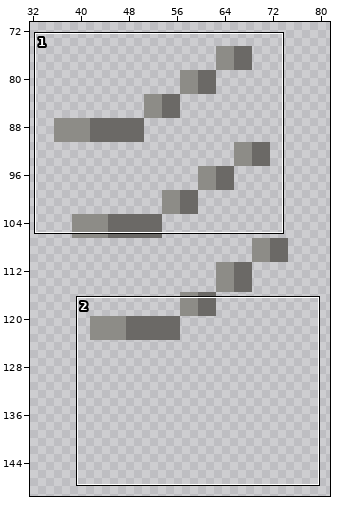
Two versions of one sprite sheet, DreamGame/data/scratch_4.png. Above, an overview of the earlier version with the close-up marked.
Close-up. Before the commit:
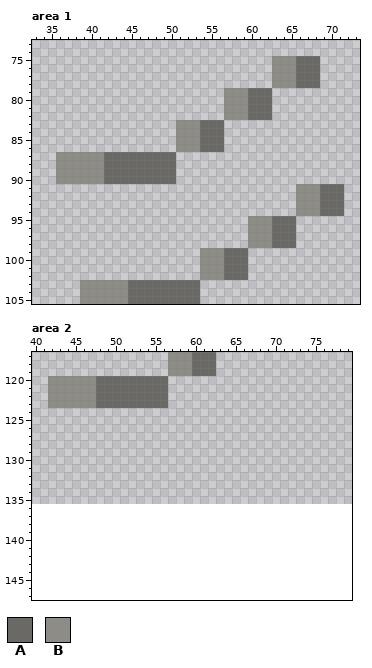
The file is 135x135 pixels. Shown: area 1: x 33..73, y 73..105; area 2: x 40..79, y 117..147. The old version is drawn lined up with the new one, on the new canvas. The wide view leaves out empty margins.
Palette (. is transparent): A #6b6966  B #8d8c87
Pixels before, area 1, first column x 36:
 75 ...........................BBBAAA...
 76 ...........................BBBAAA...
 77 ...........................BBBAAA...
 78 ...........................BBBAAA...
 79 .....................BBBAAA.........
 80 .....................BBBAAA.........
 81 .....................BBBAAA.........
 82 .....................BBBAAA.........
 83 ...............BBBAAA...............
 84 ...............BBBAAA...............
 85 ...............BBBAAA...............
 86 ...............BBBAAA...............
 87 BBBBBBAAAAAAAAA.....................
 88 BBBBBBAAAAAAAAA.....................
 89 BBBBBBAAAAAAAAA.....................
 90 BBBBBBAAAAAAAAA.....................
 91 ..............................BBBAAA
 92 ..............................BBBAAA
 93 ..............................BBBAAA
 94 ..............................BBBAAA
 95 ........................BBBAAA......
 96 ........................BBBAAA......
 97 ........................BBBAAA......
 98 ........................BBBAAA......
 99 ..................BBBAAA............
100 ..................BBBAAA............
101 ..................BBBAAA............
102 ..................BBBAAA............
103 ...BBBBBBAAAAAAAAA..................
104 ...BBBBBBAAAAAAAAA..................
105 ...BBBBBBAAAAAAAAA..................
Pixels before, area 2, first column x 42:
117 ...............BBBAAA
118 ...............BBBAAA
119 ...............BBBAAA
120 BBBBBBAAAAAAAAA......
121 BBBBBBAAAAAAAAA......
122 BBBBBBAAAAAAAAA......
123 BBBBBBAAAAAAAAA......
After:
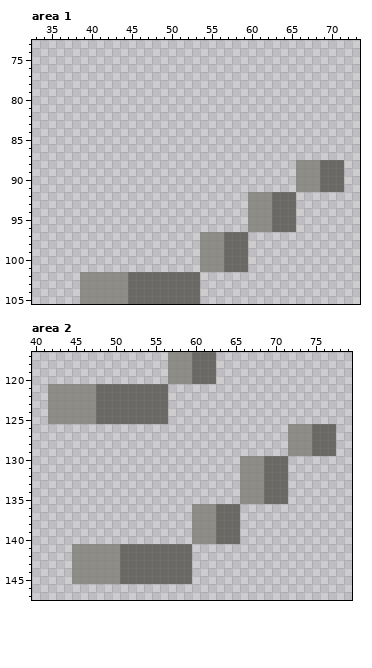
The edit:
canvas 135x135 -> 135x160, the old top-left corner now at -3,1 (the part of the old canvas that was cut away was empty and is not shown)
Changed rows in their new state; - is an unchanged pixel.
Area 1:
first column x 36:
 75 ---------------------------......---
 76 ---------------------------......---
 77 ---------------------------......---
 78 ---------------------------......---
 79 ---------------------......---------
 80 ---------------------......---------
 81 ---------------------......---------
 82 ---------------------......---------
 83 ---------------......---------------
 84 ---------------......---------------
 85 ---------------......---------------
 86 ---------------......---------------
 87 ...............---------------------
 88 ...............---------------BBBAAA
 89 ...............---------------BBBAAA
 90 ...............---------------BBBAAA
 92 ------------------------BBBAAA......
 93 ------------------------BBBAAA......
 94 ------------------------BBBAAA......
 97 ------------------BBBAAA......------
 98 ------------------BBBAAA......------
first column x 39:
102 BBBBBBAAAAAAAAA......
Area 2:
first column x 42:
120 ...............BBBAAA
first column x 42:
124 BBBBBBAAAAAAAAA---------------------
125 BBBBBBAAAAAAAAA---------------------
126 ------------------------------BBBAAA
127 ------------------------------BBBAAA
128 ------------------------------BBBAAA
129 ------------------------------BBBAAA
130 ------------------------BBBAAA------
131 ------------------------BBBAAA------
132 ------------------------BBBAAA------
133 ------------------------BBBAAA------
134 ------------------------BBBAAA------
135 ------------------------BBBAAA------
136 ------------------BBBAAA------------
137 ------------------BBBAAA------------
138 ------------------BBBAAA------------
139 ------------------BBBAAA------------
140 ------------------BBBAAA------------
141 ---BBBBBBAAAAAAAAA------------------
142 ---BBBBBBAAAAAAAAA------------------
143 ---BBBBBBAAAAAAAAA------------------
144 ---BBBBBBAAAAAAAAA------------------
145 ---BBBBBBAAAAAAAAA------------------
